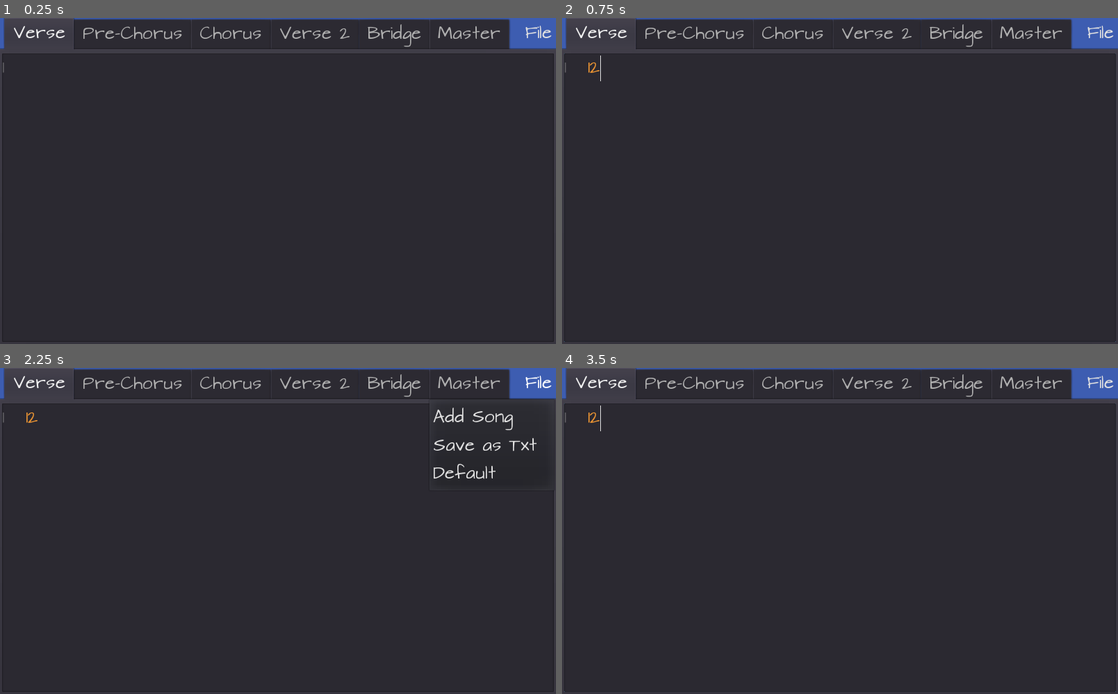
Above: before the commit, frames 1-4 (two rows, left to right).
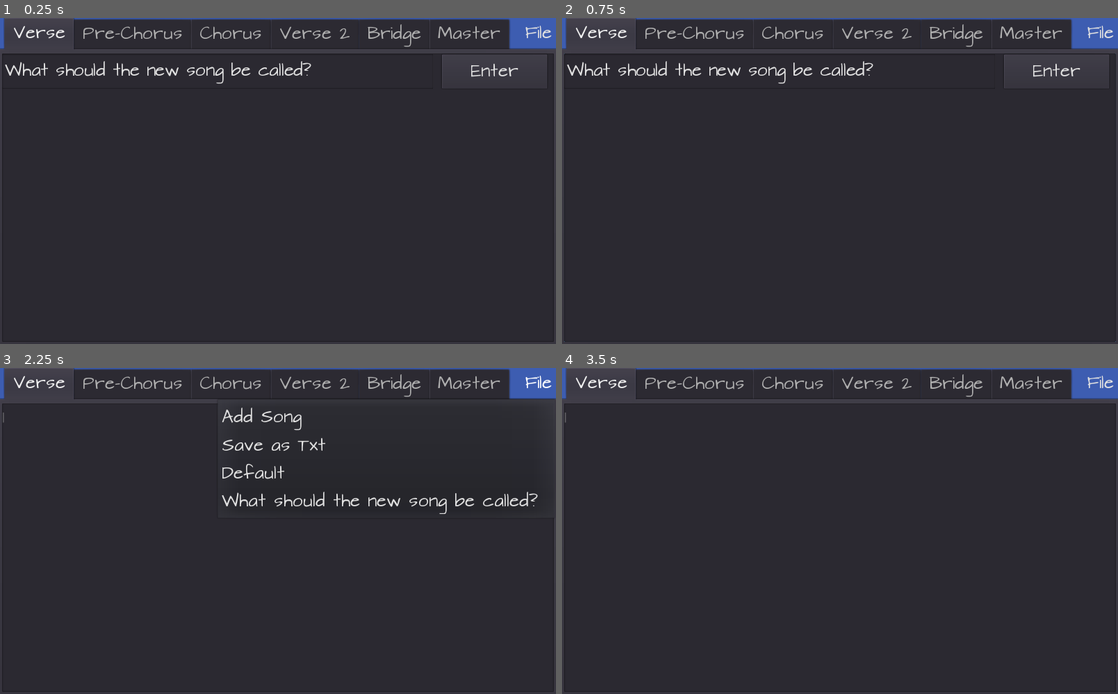
Above: after the commit, the same moments.

Repository: Aether-Interactive-Studios/Songwriter
Game: Godot game, scene res://Scenes/Main.tscn
Two runs of this game, one before a commit and one after it. Both use one fixed random seed, a clock stepped at 60 frames per second and the inputs below.
Inputs (mouse positions are in pixels of both pictures, inside the frame that each line leads up to):
- Up to frame 1 (0.25 s): no input
- Up to frame 2 (0.75 s): click (840, 197) at 0.52 s; type "12" at 0.6 s
- Up to frame 3 (2.25 s): click (494, 420) at 1.25 s, where only the run after the commit has a clickable "Enter"; click "File" at 2 s
- Up to frame 4 (3.5 s): click "File" at 2.75 s

The runs differ from the first frame. In frame 1, 0.8% of the frame differs, in the area x 0-99%, y 11-22%; in frame 2, 0.8%; in frame 3, 1.7%, in the area x 4-97%, y 12-45%; in frame 4, less than 0.1%.

Commit message:
Fixed button
Fixed bug where button would stay on user's screen.

Diff:
--- a/Scenes/Main.tscn
+++ b/Scenes/Main.tscn
@@ -14,8 +14,9 @@
 
 [node name="ColorRect" type="ColorRect" parent="."]
 margin_left = -2.18188
+margin_top = -0.707092
 margin_right = 1905.82
-margin_bottom = 906.0
+margin_bottom = 905.293
 color = Color( 0.243137, 0.368627, 0.698039, 1 )
 __meta__ = {
 "_edit_use_anchors_": false
@@ -119,24 +120,26 @@
 }
 
 [node name="LineEdit" type="LineEdit" parent="."]
-visible = false
 anchor_right = 1.0
 anchor_bottom = 1.0
 margin_left = 4.0
 margin_top = 67.0
-margin_right = -4.0
-margin_bottom = -466.0
+margin_right = -226.0
+margin_bottom = -470.0
 text = "What should the new song be called?"
 __meta__ = {
 "_edit_use_anchors_": false
 }
 
 [node name="Button" type="Button" parent="."]
-visible = false
-margin_left = 814.985
-margin_top = 75.1504
-margin_right = 1006.99
-margin_bottom = 130.15
+anchor_left = 0.796
+anchor_top = 0.125
+anchor_right = 0.984
+anchor_bottom = 0.217
+margin_left = -1.10406
+margin_top = -8.0
+margin_right = 0.383972
+margin_bottom = -0.200012
 text = "Enter"
 __meta__ = {
 "_edit_use_anchors_": false
--- a/Scripts/Main.gd
+++ b/Scripts/Main.gd
@@ -211,6 +211,7 @@
 	file.store_string(toJson)
 	newfile()
 	$LineEdit.visible = false
+	$Button.visible = false
 	pass # Replace with function body.
 
 
Not shown, added: docs/favicon.png.import
Not shown, added: docs/index.png.import
